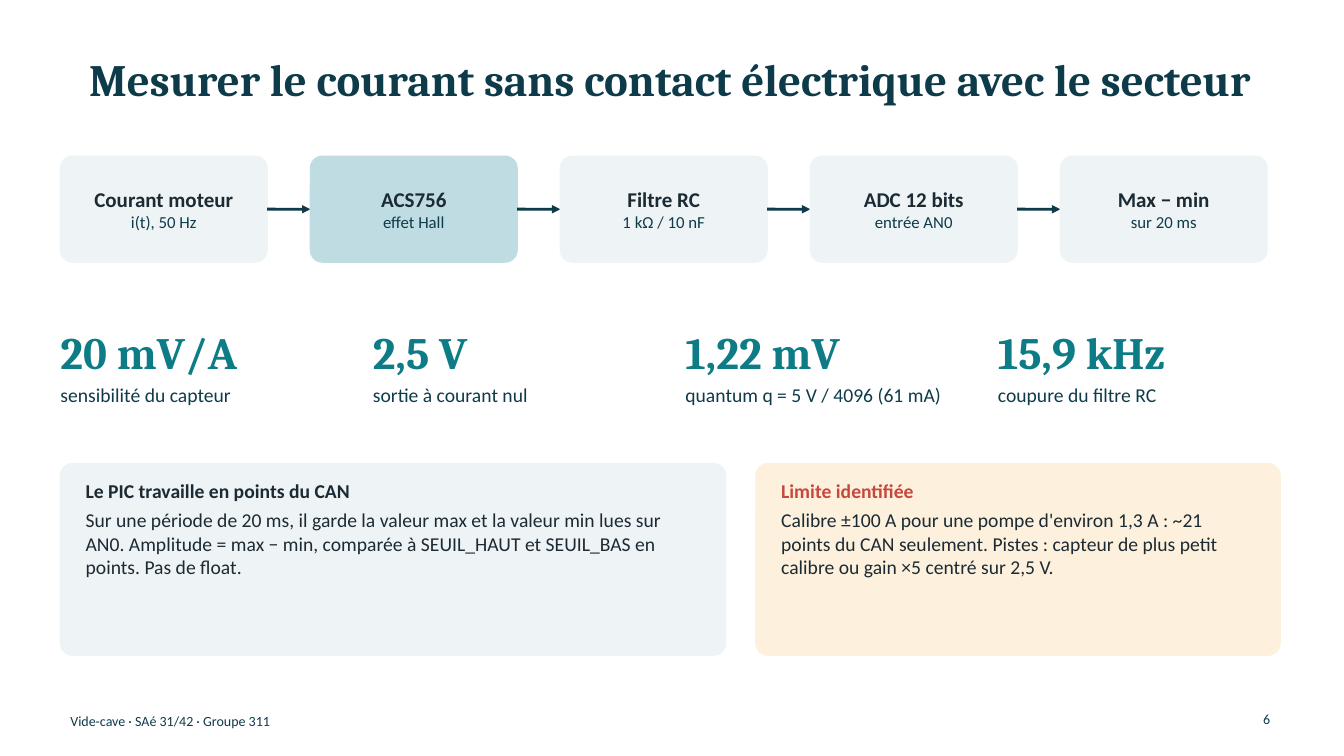
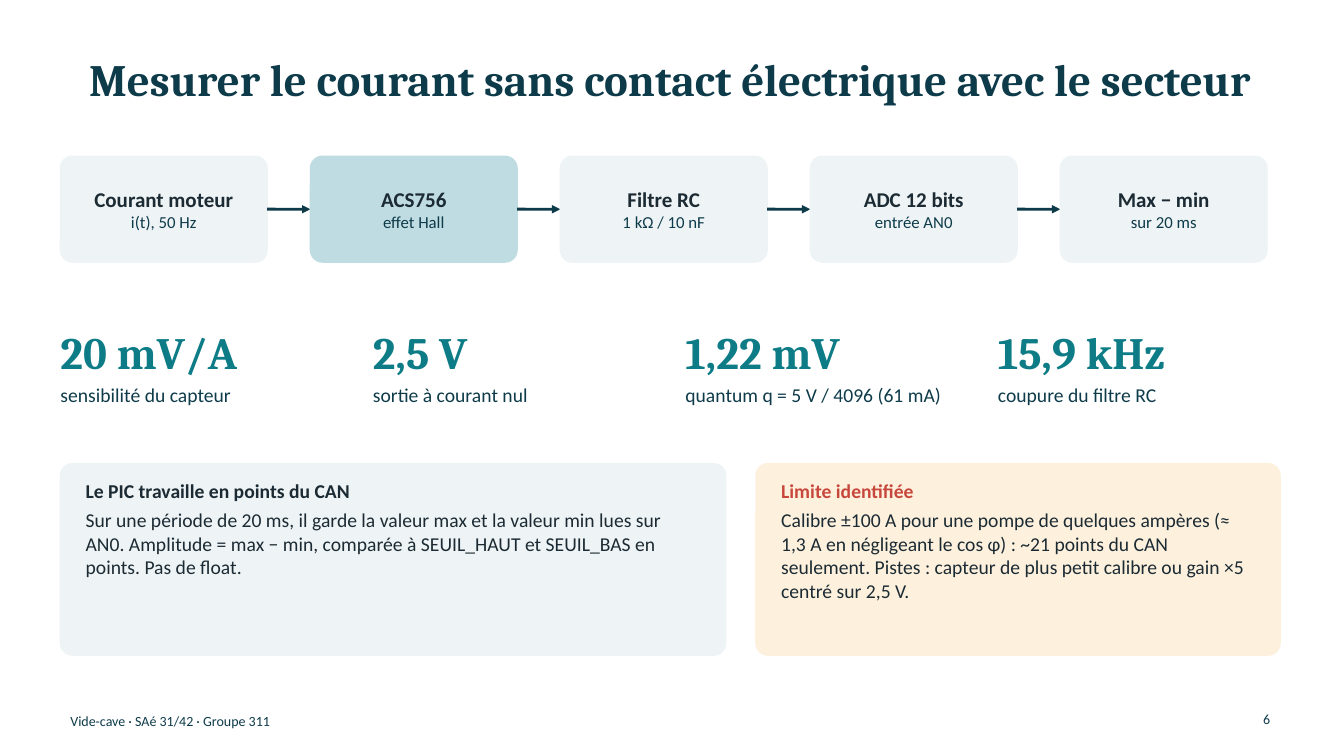
Before and after one commit to glm02/projet-vide-cave, a slide deck: slide 6 of 01_Documents/Presentation/Soutenance_vide-cave.pptx. Drawn at 1344x756 pixels with LibreOffice and Linux fonts; fonts in the diff are those of the drawing. Boxes give left, top, right and bottom in pixels: in the first picture for what was removed or moved away, otherwise in the second. Text is boxed around its words. In the diff, an @@ line names an element or a change of style, - is before the commit and + after.

```diff
--- a/01_Documents/Presentation/Soutenance_vide-cave.pptx
+++ b/01_Documents/Presentation/Soutenance_vide-cave.pptx
@@ text at [781,513,1244,601]: text changed @@
-Calibre ±100 A pour une pompe d'environ 1,3 A : ~21 points du CAN seulement. Pistes : capteur de plus petit calibre ou gain ×5 centré sur 2,5 V.
+Calibre ±100 A pour une pompe de quelques ampères (≈ 1,3 A en négligeant le cos φ) : ~21 points du CAN seulement. Pistes : capteur de plus petit calibre ou gain ×5 centré sur 2,5 V.
```
Also in this commit, not shown: 1 other slide changed, 5 other files.
